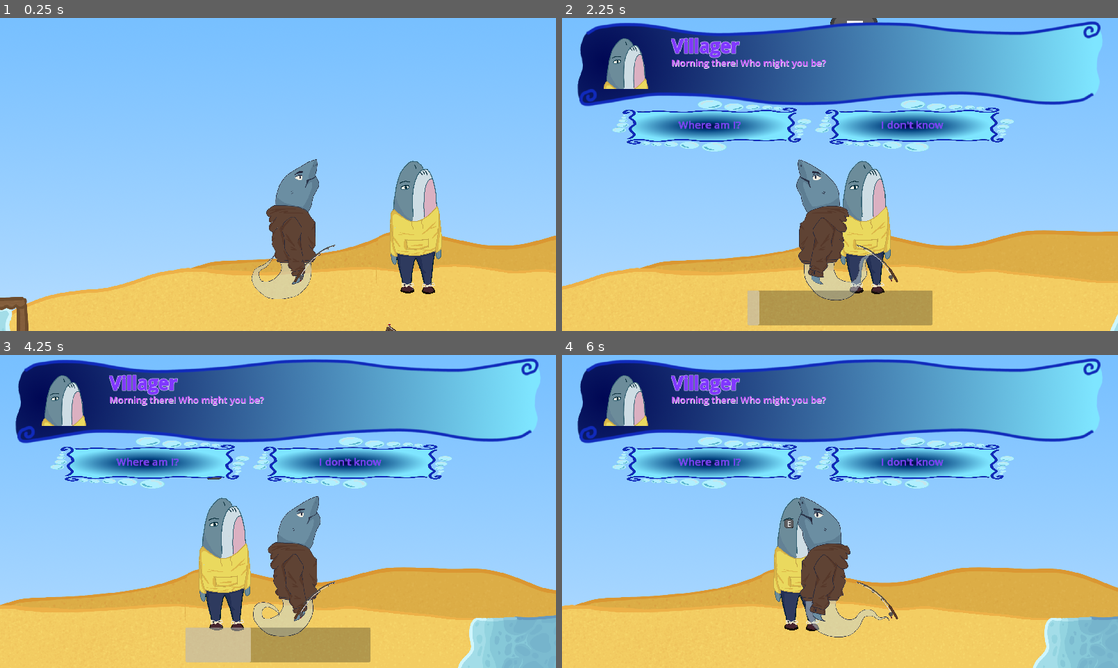
Above: before the commit, frames 1-4 (two rows, left to right).
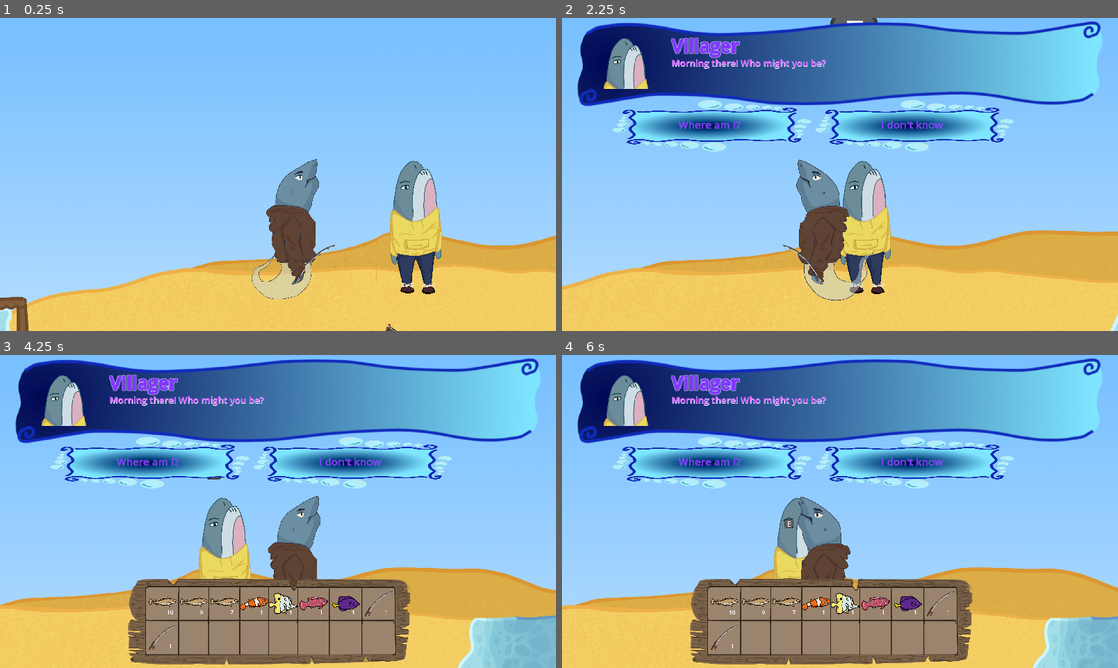
Above: after the commit, the same moments.

Repository: oDevvEn/Bubbles
Game: Godot game, scene res://scenes/main.tscn
Same seed, same stepped clock (60 frames per second), same inputs: the game is played once before the commit and once after it. This scene is started directly instead of the project's main scene. The engine's default icon, where the game draws it, is replaced by a stand-in: a white triangle on a blue panel in a dark square.
Inputs:
- Up to frame 1 (0.25 s): no input
- Up to frame 2 (2.25 s): hold E (interact) 0.53-1.28 s; hold D (moveRight) 0.53-2.03 s; tap Space (jump) at 0.77, 1.52 s; tap E (interact) at 1.35 s; hold A (moveLeft) from 2.03 s (still down); hold E (interact) from 2.03 s (still down)
- Up to frame 3 (4.25 s): release A (moveLeft) at 2.78 s; release E (interact) at 2.78 s; hold D (moveRight) from 2.78 s (still down); tap E (interact) at 2.85 s; tap Space (jump) at 3.02, 3.77 s; hold E (interact) from 3.53 s (still down); tap I (inventory, bound only after the commit) at 4.15 s
- Up to frame 4 (6 s): release D (moveRight) at 4.28 s; release E (interact) at 4.28 s; hold A (moveLeft) 4.28-5.03 s; tap E (interact) at 4.35, 5.85 s; tap Space (jump) at 4.52 s; hold D (moveRight) 5.03-5.78 s; hold E (interact) 5.03-5.78 s; hold A (moveLeft) from 5.78 s (still down)

The runs differ from the first frame. In frame 1, less than 0.1% of the frame differs, in the area x 52-61%, y 72-85%; in frame 2, 3.8%; in frame 3, 13%; in frame 4, 13%, in the area x 23-74%, y 71-100%.

Commit message:
exporting

Diff:
--- a/Bubbles/project.godot
+++ b/Bubbles/project.godot
@@ -10,7 +10,7 @@
 
 [application]
 
-config/name="Bubbles"
+config/name="Sinking Soul"
 run/main_scene="res://scenes/menu.tscn"
 config/features=PackedStringArray("4.3", "Forward Plus")
 config/icon="res://icon.svg"
@@ -59,6 +59,11 @@
 "events": [Object(InputEventKey,"resource_local_to_scene":false,"resource_name":"","device":-1,"window_id":0,"alt_press …(192 unchanged characters)…
 ]
 }
+inventory={
+"deadzone": 0.5,
+"events": [Object(InputEventKey,"resource_local_to_scene":false,"resource_name":"","device":-1,"window_id":0,"alt_pressed":false,"shift_pressed":false,"ctrl_pressed":false,"meta_pressed":false,"pressed":false,"keycode":0,"physical_keycode":73,"key_label":0,"unicode":105,"location":0,"echo":false,"script":null)
+]
+}
 
 [layer_names]
 
--- a/Bubbles/scenes/fishing_rod.tscn
+++ b/Bubbles/scenes/fishing_rod.tscn
@@ -101,9 +101,9 @@
 [node name="CastTime" type="Timer" parent="."]
 one_shot = true
 
-[node name="RetractingDelay" type="Timer" parent="."]
+[node name="RetractDelay" type="Timer" parent="."]
 wait_time = 2.0
 one_shot = true
 
 [connection signal="timeout" from="CastTime" to="." method="_on_cast_time_timeout"]
-[connection signal="timeout" from="RetractingDelay" to="." method="_on_retracting_delay_timeout"]
+[connection signal="timeout" from="RetractDelay" to="." method="_on_retract_delay_timeout"]
--- a/Bubbles/scenes/main.tscn
+++ b/Bubbles/scenes/main.tscn
@@ -17,11 +17,13 @@
 [ext_resource type="Texture2D" uid="uid://d4jucupsuqt28" path="res://assets/VillagerFish.png" id="15_rwxi5"]
 [ext_resource type="Script" path="res://scripts/interactive_ui3.gd" id="16_jvbsm"]
 [ext_resource type="Script" path="res://scripts/VillagerDialogue.gd" id="17_krlnx"]
-[ext_resource type="Texture2D" uid="uid://bby3sluq23unh" path="res://assets/Shop.png" id="18_7yjed"]
-[ext_resource type="Texture2D" uid="uid://rsricuvks10r" path="res://assets/ShopkeeperFish.png" id="19_02sc1"]
-[ext_resource type="PackedScene" uid="uid://djk83h08lkipv" path="res://scenes/shop_ui.tscn" id="20_nuijh"]
+[ext_resource type="Texture2D" uid="uid://21t1uiurwiyy" path="res://assets/Shop.png" id="18_7yjed"]
+[ext_resource type="Texture2D" uid="uid://nno3gffvhkrf" path="res://assets/ShopkeeperFish.png" id="19_02sc1"]
+[ext_resource type="PackedScene" path="res://scenes/shop_ui.tscn" id="20_nuijh"]
 [ext_resource type="Script" path="res://scripts/interactive_ui4.gd" id="20_w3hrs"]
 [ext_resource type="Script" path="res://scripts/Shopkeeper.gd" id="21_le0di"]
+[ext_resource type="AudioStream" uid="uid://b6dp41ci1c1jy" path="res://assets/PLEASE WORK FOR THE LOVE OF FISHING.wav" id="23_sfpjj"]
+[ext_resource type="PackedScene" uid="uid://dmod70y51qx06" path="res://scenes/inventory.tscn" id="24_vmudf"]
 
 [sub_resource type="RectangleShape2D" id="RectangleShape2D_2cafx"]
 size = Vector2(837.001, 20)
@@ -360,8 +362,8 @@
 offset = Vector2(0, -433)
 
 [node name="fishingRod" parent="player" instance=ExtResource("2_8q2ka")]
-position = Vector2(128, -126)
 scale = Vector2(0.2, 0.2)
+offset = Vector2(640, -630)
 
 [node name="mapPlayerBoundaries" type="StaticBody2D" parent="."]
 metadata/_edit_lock_ = true
@@ -483,6 +485,7 @@
 position = Vector2(4999, -593)
 sprite_frames = SubResource("SpriteFrames_xkwfo")
 autoplay = "default"
+frame_progress = 0.488655
 metadata/_edit_lock_ = true
 
 [node name="AnimatedSprite2D2" type="AnimatedSprite2D" parent="Map"]
@@ -625,6 +628,12 @@
 scale = Vector2(0.149729, 0.149729)
 texture = ExtResource("19_02sc1")
 flip_h = true
+
+[node name="PleaseWorkForTheLoveOfFishing" type="AudioStreamPlayer" parent="."]
+stream = ExtResource("23_sfpjj")
+autoplay = true
+
+[node name="Inventory" parent="." instance=ExtResource("24_vmudf")]
 
 [connection signal="body_entered" from="InteractiveUI/interactiveUI2" to="InteractiveUI/interactiveUI2/CollisionShape2D2" method="_on_interactive_ui_2_body_entered"]
 [connection signal="body_exited" from="InteractiveUI/interactiveUI2" to="InteractiveUI/interactiveUI2/CollisionShape2D2" method="_on_interactive_ui_2_body_exited"]
--- a/Bubbles/scripts/fishingRod.gd
+++ b/Bubbles/scripts/fishingRod.gd
@@ -12,7 +12,7 @@
 var elapsedTime : float = 0
 
 @onready var player : CharacterBody2D = get_parent()
-@onready var inventory : TextureRect = player.get_parent().get_node("Inventory")
+#@onready var inventory : TextureRect = player.get_parent().get_node("Inventory")
 @onready var playerSprite : AnimatedSprite2D = player.get_node("AnimatedSprite2D")
 @onready var progressBar : ProgressBar = $CanvasLayer/ProgressBar
 @onready var bobber : RigidBody2D = $Bobber
@@ -25,6 +25,7 @@
 @onready var raycast : RayCast2D = $Bobber/RayCast2D
 @onready var castTimer : Timer = $CastTime
 @onready var bubbles : GPUParticles2D = $Bobber/BubbleParticles
+@onready var retractDelay : Timer = $RetractDelay
 
 # fish texture: 1 in every [] times
 @onready var fish : Dictionary = {
@@ -142,6 +143,9 @@
 	offset.x = abs(offset.x) * (int(flip_h) * -2 + 1)
 	rodTip.position.x = abs(rodTip.position.x) * (int(flip_h) * -2 + 1)
 
+func _on_retract_delay_timeout() -> void:
+	pass
+
 func _on_cast_time_timeout() -> void:
 	if not catching and (not special or (special and not player.crabbed)):
 		catching = true
--- a/Bubbles/scripts/inventory.gd
+++ b/Bubbles/scripts/inventory.gd
@@ -21,6 +21,13 @@
 		var slot : TextureRect = background.get_node(str(count))
 		slot.visible = false
 		slots.append(slot)
+	addItem("Cod", 27)
+	addItem("Clownfish", 1)
+	addItem("CopperbandButterflyfish", 1)
+	addItem("JewelCichild", 1)
+	addItem("PurpleTang", 1)
+	addItem("FishingRod", 2)
+	removeAtSlot(2)
 
 func _process(_delta: float) -> void:
 	if Input.is_action_just_pressed("inventory"):
@@ -60,8 +67,8 @@
 	updateInventory()
 
 func removeAtSlot(num : int):
-	var slot : Dictionary = inventory[str(num)]
-	if slot:
+	if inventory.has(str(num)):
+		var slot : Dictionary = inventory[str(num)]
 		slot.count -= 1
 		if slot.count <= 0:
 			inventory[str(num)] = null
Not shown, changed: Bubbles/assets/PLEASE WORK FOR THE LOVE OF FISHING.wav.import
Not shown: 1 places in Bubbles/assets/dialogue_button.tscn that only renumber resources
Not shown: 1 places in Bubbles/scenes/main.tscn that only renumber resources
